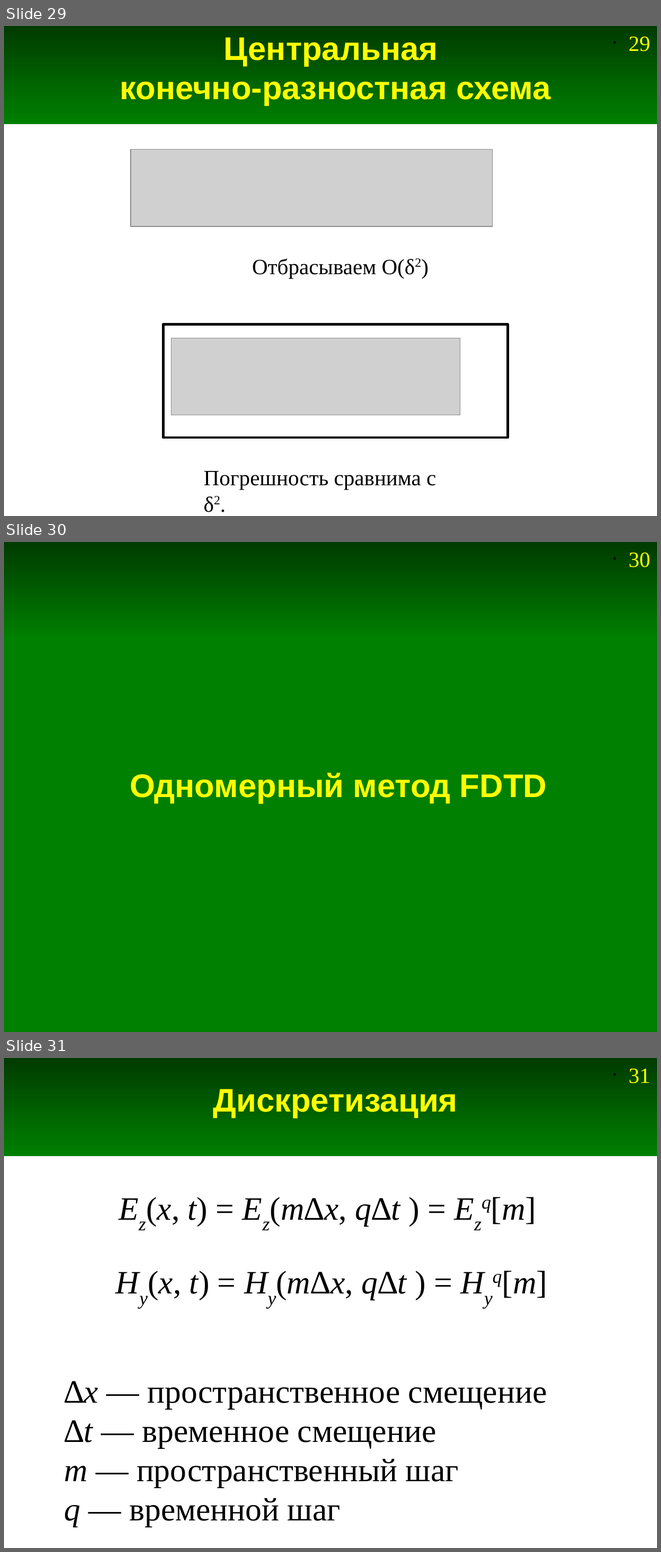
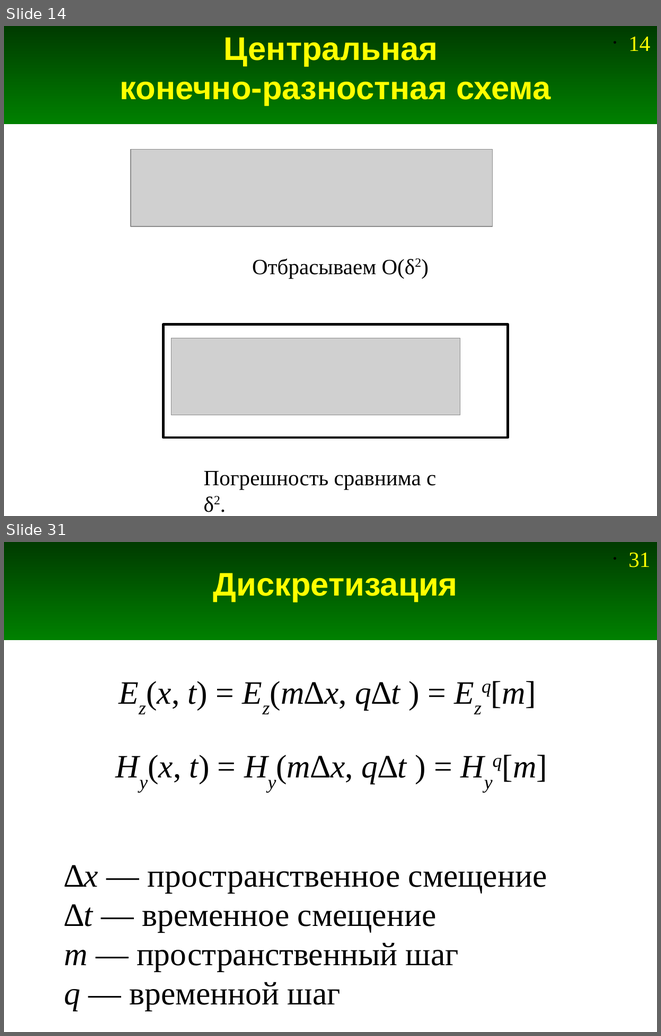
Before and after one commit to andris0147sv/modelling, a slide deck: presentations/2. FDTD.odp. Shown one above the other, each under a label of ours: slides 29, 30 and 31 before the commit, slides 14 and 31 after it; the slides between them are not shown. The pictures are 661x1552 and 661x1036 pixels, drawn with LibreOffice and Linux fonts; fonts in the diff are those of the drawing; grey boxes stand for pictures. Boxes give left, top, right and bottom in pixels: in the first picture for what was removed or moved away, otherwise in the second. Text is boxed around its words. In the diff, an @@ line names an element or a change of style, - is before the commit and + after.

Commit message:
Вывод формул FDTD без использование "жесткого" источника

```diff
--- a/presentations/2. FDTD.odp
+++ b/presentations/2. FDTD.odp
@@ slide 30 removed at <box>4,542,657,1032</box>, background #FFFFFF; not listed: 2 template elements that a slide beside it also shows @@
@@ rectangle removed at <box>4,637,657,1032</box> @@
@@ title removed at <box>130,773,547,803</box> @@
-Одномерный метод FDTD
@@ what was slide 29 is now slide 14 @@
@@ page number at <box>628,37,650,51</box>: text changed @@
-• 29
+• 14
```
Also in this commit, not shown: 11 slides changed, 2 slides added, 5 other slides removed.
